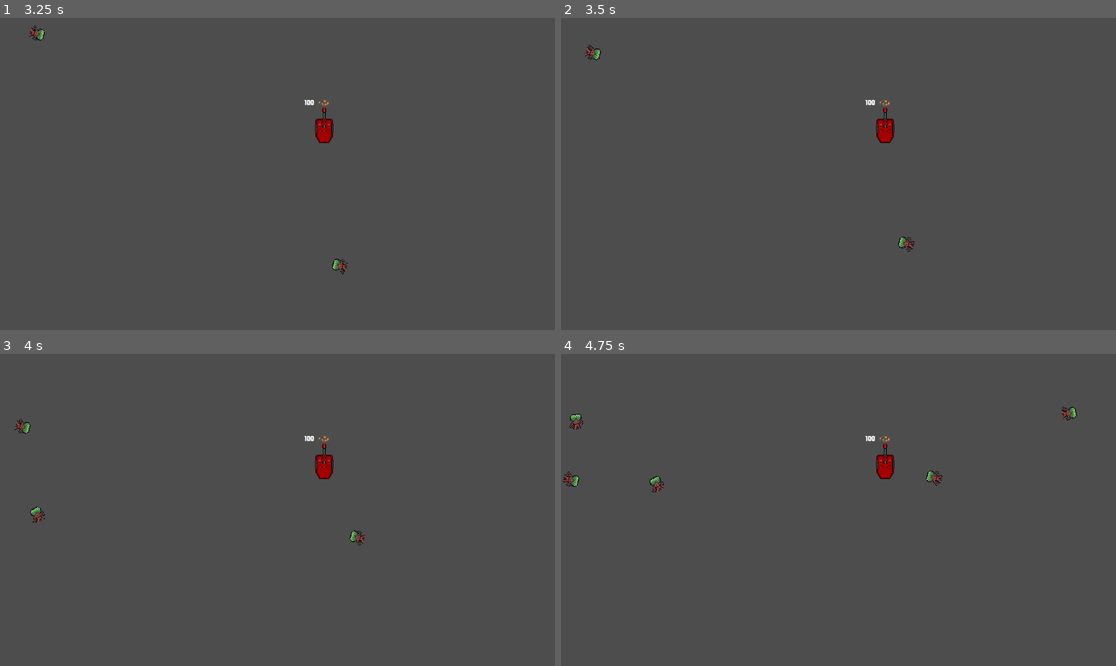
Above: before the commit, frames 1-4 (two rows, left to right).
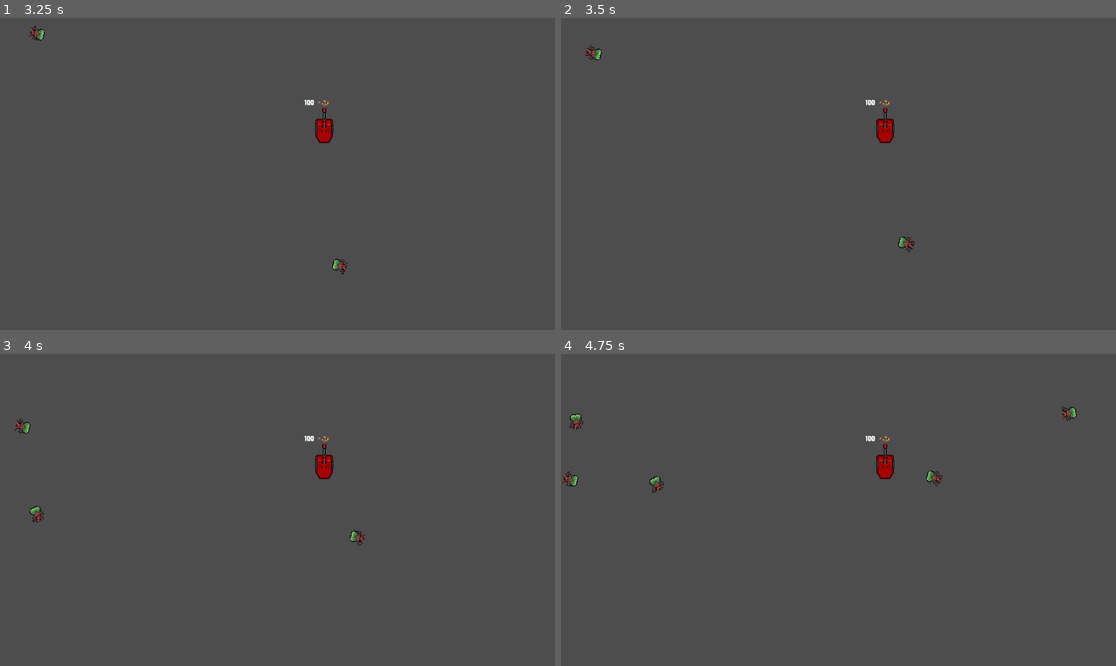
Above: after the commit, the same moments.

Repository: lewis785/ludum-dare-53
Game: Godot game, scene res://scenes/davids_scene.tscn
The game is run twice, just before and just after one commit, with the same random seed, the same clock (stepped at 60 frames per second) and the same inputs. This scene is started directly instead of the project's main scene.
Inputs:
- Up to frame 1 (3.25 s): tap Enter at 0.5, 2 s; hold Right (ui_right) 0.53-1.28 s; tap Space at 1.25, 2.75 s; hold Left (ui_left) 1.28-2.03 s; hold Right (ui_right) from 2.03 s (still down)
- Up to frame 2 (3.5 s): keep holding Right (ui_right)
- Up to frame 3 (4 s): release Right (ui_right) at 3.53 s; hold Left (ui_left) from 3.53 s (still down)
- Up to frame 4 (4.75 s): keep holding Left (ui_left)

Frame 1 is identical in both runs. In frame 2, less than 0.1% of the frame differs, in the area x 4-8%, y 8-14%; in frame 3, less than 0.1%; in frame 4, less than 0.1%.

Commit message:
remove log

Diff:
--- a/scenes/enemy/enemy.gd
+++ b/scenes/enemy/enemy.gd
@@ -17,8 +17,6 @@
 	self.level = level
 	self.health = level
 	self.damage = level
-
-	print(self.level)
 
 # Called every frame. 'delta' is the elapsed time since the previous frame.
 func _process(_delta):
--- a/scenes/enemy/enemy.tscn
+++ b/scenes/enemy/enemy.tscn
@@ -120,7 +120,7 @@
 scale = Vector2(2, 2)
 sprite_frames = SubResource("SpriteFrames_jw21e")
 animation = &"walk"
-frame_progress = 0.289138
+frame_progress = 0.831746
 
 [node name="CollisionShape2D" type="CollisionShape2D" parent="."]
 light_mask = 0
